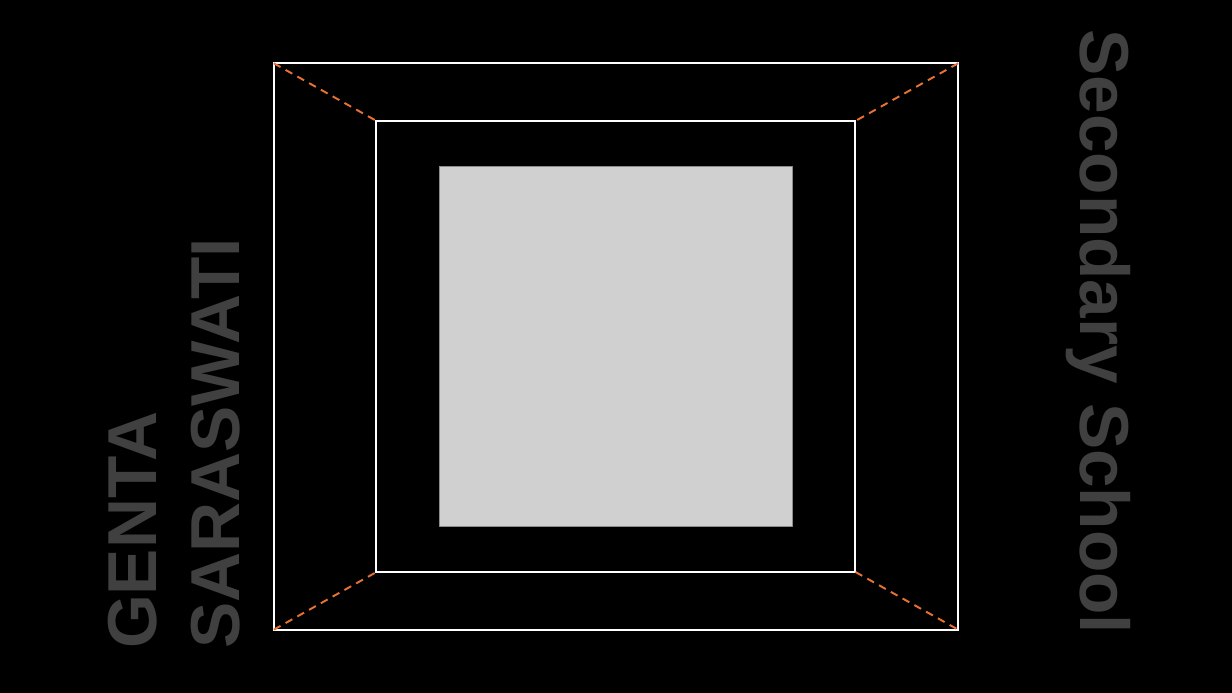
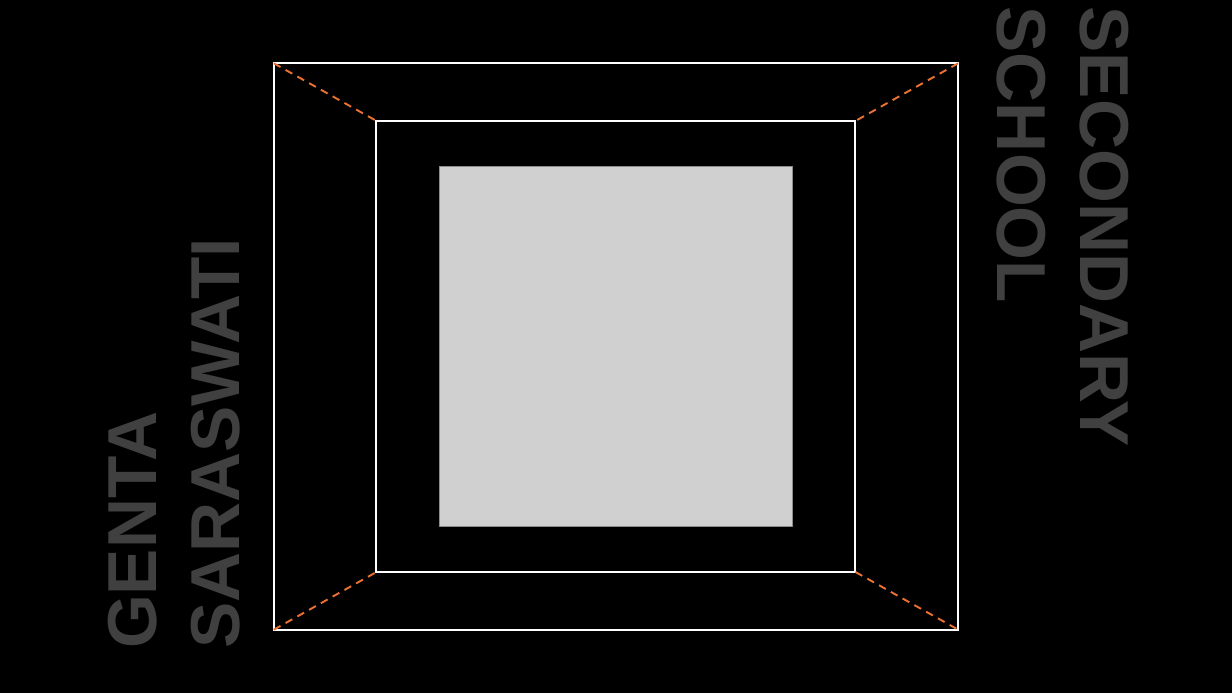
Before and after one commit to crunchymunchy-potatoe/WSPS, a slide deck: slide 2 of PPT Project/ppt.pptx. Drawn at 1232x693 pixels with LibreOffice and Linux fonts; fonts in the diff are those of the drawing; grey boxes stand for pictures. Boxes give left, top, right and bottom in pixels: in the first picture for what was removed or moved away, otherwise in the second. Text is boxed around its words. In the diff, an @@ line names an element or a change of style, - is before the commit and + after.

Commit message:
ppt

```diff
--- a/PPT Project/ppt.pptx
+++ b/PPT Project/ppt.pptx
@@ text at (983, 36, 1143, 433): text changed @@
-Secondary School
+SECONDARY SCHOOL
```
Also in this commit, not shown: 2 other slides changed, 4 slides added, 12 other files.
